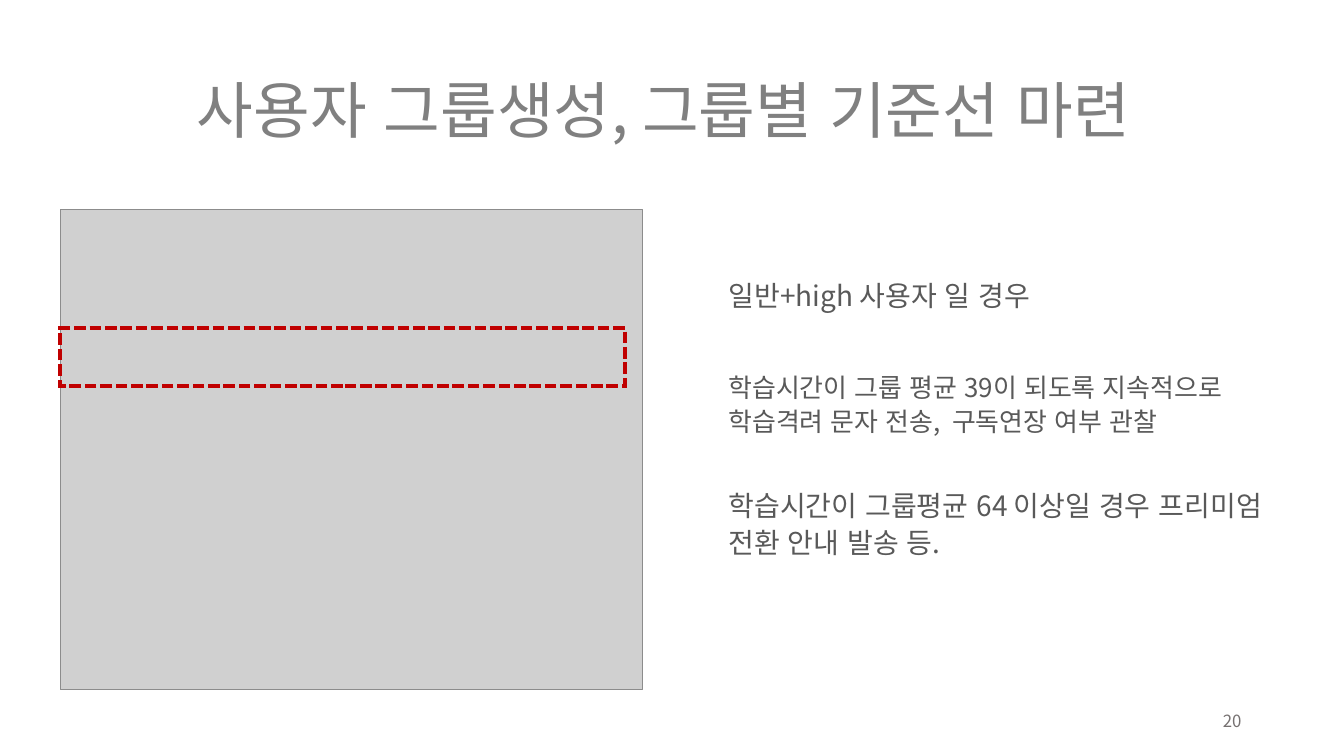
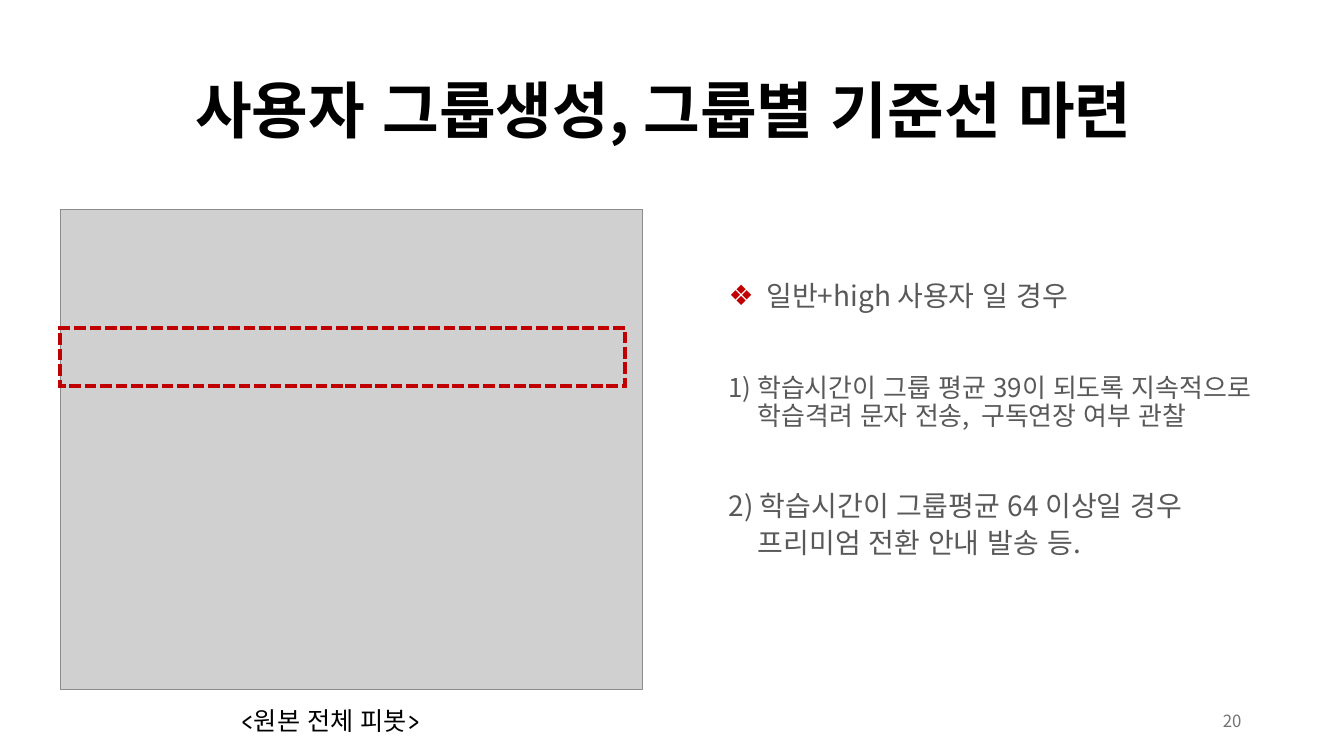
Before and after one commit to aiexplorer515/wassup_white, a slide deck: slide 20 of Project/DA_미니프로젝트.pptx. Drawn at 1344x756 pixels with LibreOffice and Linux fonts; fonts in the diff are those of the drawing; grey boxes stand for pictures. Boxes give left, top, right and bottom in pixels: in the first picture for what was removed or moved away, otherwise in the second. Text is boxed around its words. In the diff, an @@ line names an element or a change of style, - is before the commit and + after.

```diff
--- a/Project/DA_미니프로젝트.pptx
+++ b/Project/DA_미니프로젝트.pptx
@@ title "사용자 그룹생성, 그룹별 기준선 마련" at [195,81,1131,146]: text colour #808080 to #000000, bold on @@
@@ text "일반+high 사용자 일 경우" at [766,283,1068,313]: bullet none to ❖ @@
@@ text at [728,375,1251,430]: text changed @@
-학습시간이 그룹 평균 39이 되도록 지속적으로 학습격려 문자 전송, 구독연장 여부 관찰
+1) 학습시간이 그룹 평균 39이 되도록 지속적으로 학습격려 문자 전송, 구독연장 여부 관찰
@@ text at [728,492,1183,555]: text changed @@
-학습시간이 그룹평균 64 이상일 경우 프리미엄 전환 안내 발송 등.
+2) 학습시간이 그룹평균 64 이상일 경우 프리미엄 전환 안내 발송 등.
@@ text added at [241,709,421,732], 18 pt, text #000000 @@
+<원본 전체 피봇>
```
Also in this commit, not shown: 21 other slides changed.
